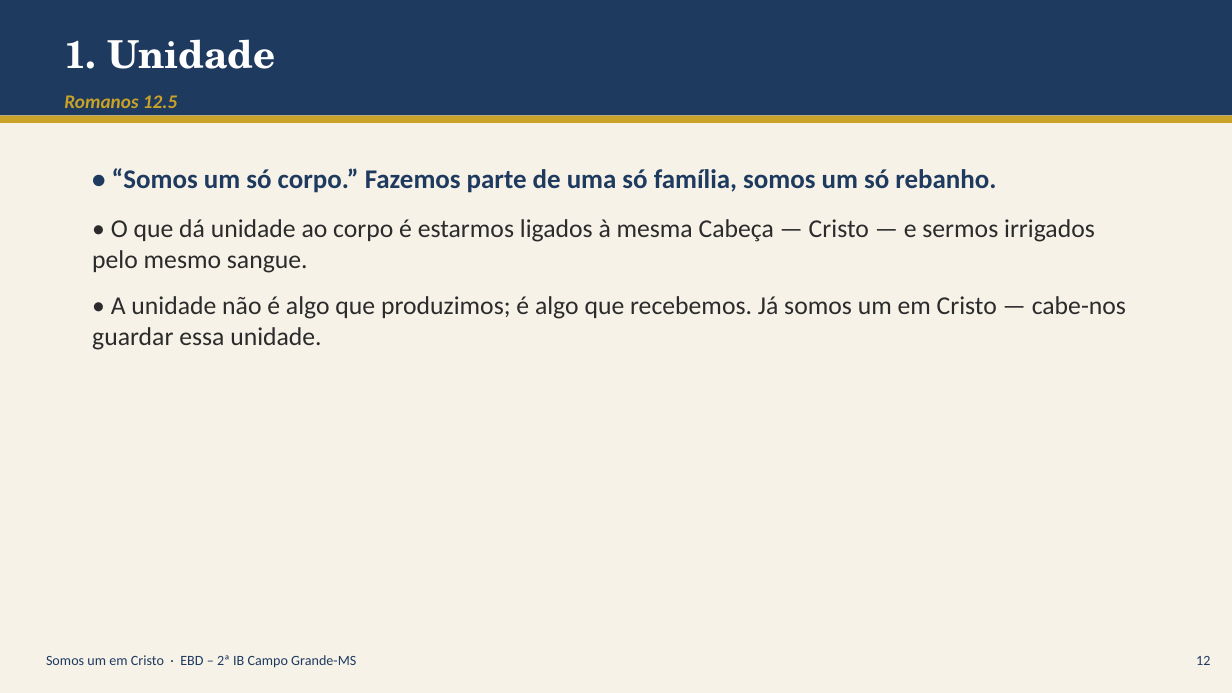
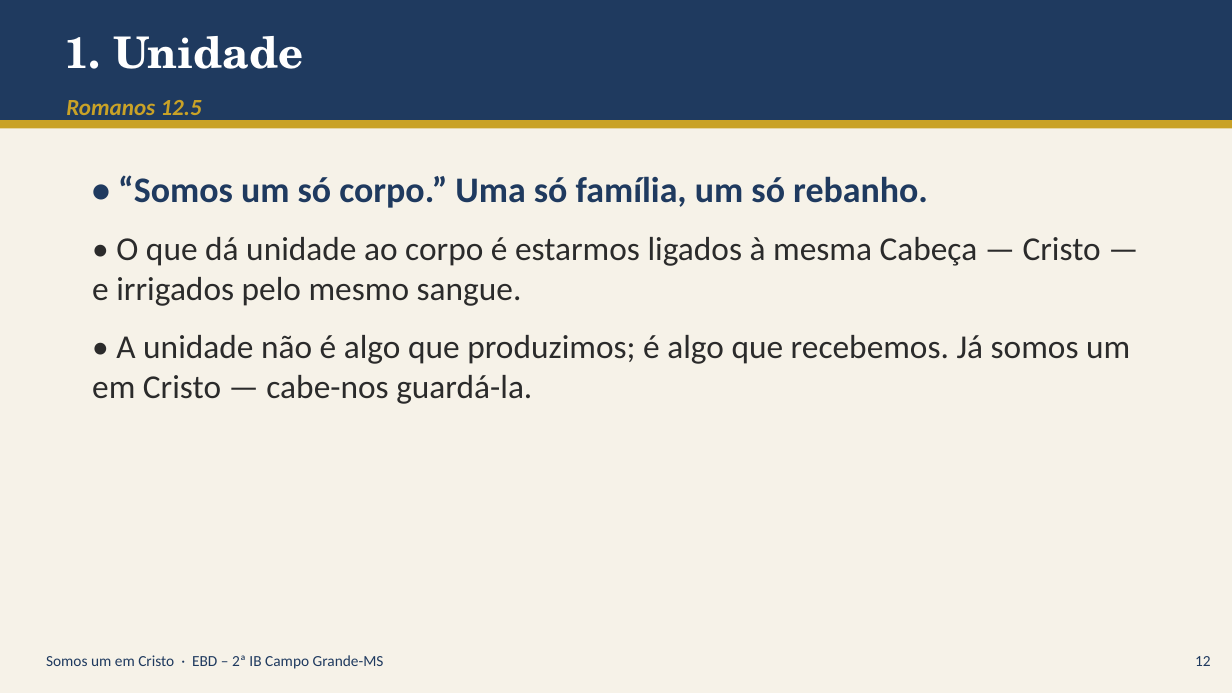
Before and after one commit to aluizio-netizen/campaign-3, a slide deck: slide 12 of aula-somos-um-em-cristo/Somos_um_em_Cristo_apresentacao.pptx. Drawn at 1232x693 pixels with LibreOffice and Linux fonts; fonts in the diff are those of the drawing. Boxes give left, top, right and bottom in pixels: in the first picture for what was removed or moved away, otherwise in the second. Text is boxed around its words. In the diff, an @@ line names an element or a change of style, - is before the commit and + after.

```diff
--- a/aula-somos-um-em-cristo/Somos_um_em_Cristo_apresentacao.pptx
+++ b/aula-somos-um-em-cristo/Somos_um_em_Cristo_apresentacao.pptx
@@ rectangle resized from (x1=0, y1=0, x2=1232, y2=116) to (x1=0, y1=0, x2=1232, y2=120) @@
@@ text "1. Unidade" at (x1=64, y1=36, x2=303, y2=69): size 30 to 34 pt @@
@@ text "Romanos 12.5" at (x1=66, y1=100, x2=202, y2=121): size 15 to 18 pt @@
@@ rectangle moved from (x1=0, y1=116, x2=1232, y2=123) to (x1=0, y1=120, x2=1232, y2=128) @@
@@ text at (x1=92, y1=175, x2=1130, y2=404): text changed; size 20 to 26 pt @@
-• “Somos um só corpo.” Fazemos parte de uma só família, somos um só rebanho.
-• O que dá unidade ao corpo é estarmos ligados à mesma Cabeça — Cristo — e sermos irrigados pelo mesmo sangue.
-• A unidade não é algo que produzimos; é algo que recebemos. Já somos um em Cristo — cabe-nos guardar essa unidade.
+• “Somos um só corpo.” Uma só família, um só rebanho.
+• O que dá unidade ao corpo é estarmos ligados à mesma Cabeça — Cristo — e irrigados pelo mesmo sangue.
+• A unidade não é algo que produzimos; é algo que recebemos. Já somos um em Cristo — cabe-nos guardá-la.
@@ text "Somos um em Cristo · ..." at (x1=46, y1=655, x2=384, y2=669): size 11 to 12 pt @@
@@ text "12" at (x1=1195, y1=656, x2=1211, y2=666): size 11 to 12 pt @@
```
Also in this commit, not shown: 21 other slides changed, 1 other file.
